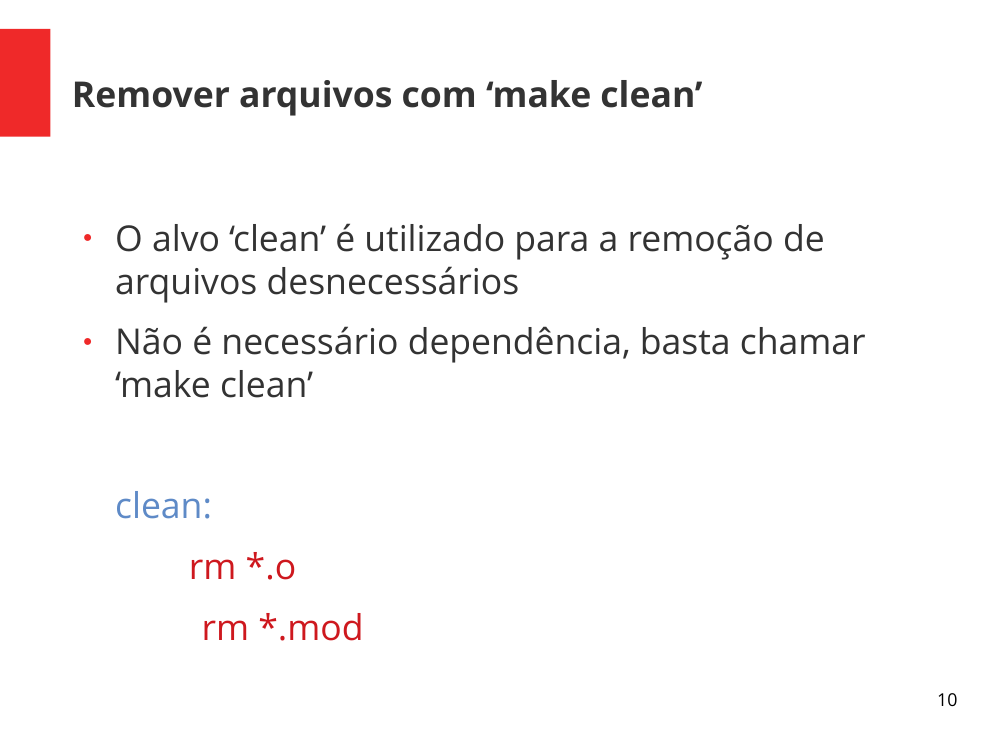
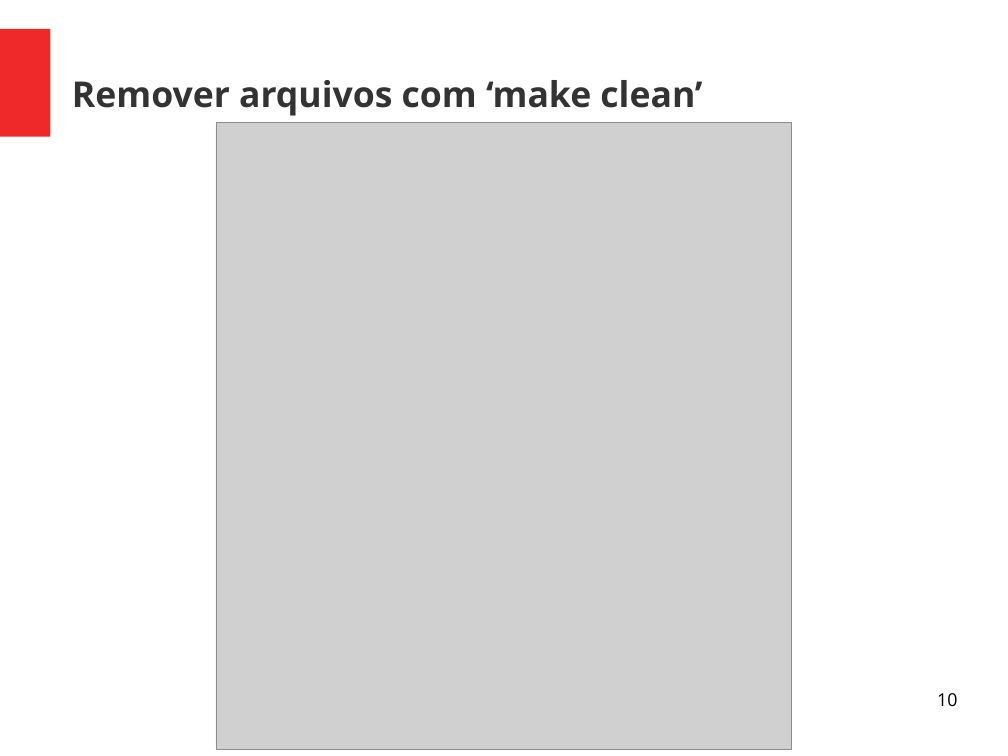
Before and after one commit to Rodolfo-Dirack/qualificacao-doutorado, a slide deck: slide 10 of slides/Apresentacao_qualificacao.odp. Drawn at 1008x756 pixels with LibreOffice and Linux fonts; fonts in the diff are those of the drawing; grey boxes stand for pictures. Boxes give left, top, right and bottom in pixels: in the first picture for what was removed or moved away, otherwise in the second. Text is boxed around its words. In the diff, an @@ line names an element or a change of style, - is before the commit and + after.

```diff
--- a/slides/Apresentacao_qualificacao.odp
+++ b/slides/Apresentacao_qualificacao.odp
@@ picture added at (216, 123, 791, 750) @@
@@ text removed at (115, 223, 866, 641) @@
-● O alvo ‘clean’ é utilizado para a remoção de arquivos desnecessários
-● Não é necessário dependência, basta chamar ‘make clean’
-clean:
-rm *.o
-    rm *.mod
```
Also in this commit, not shown: 2 other slides changed, 3 slides added, 3 slides removed.
